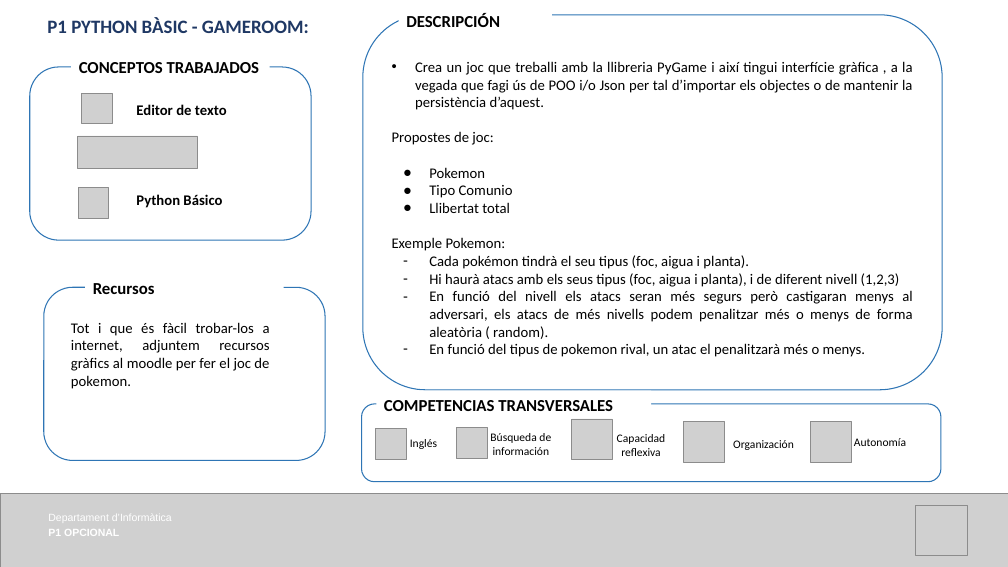
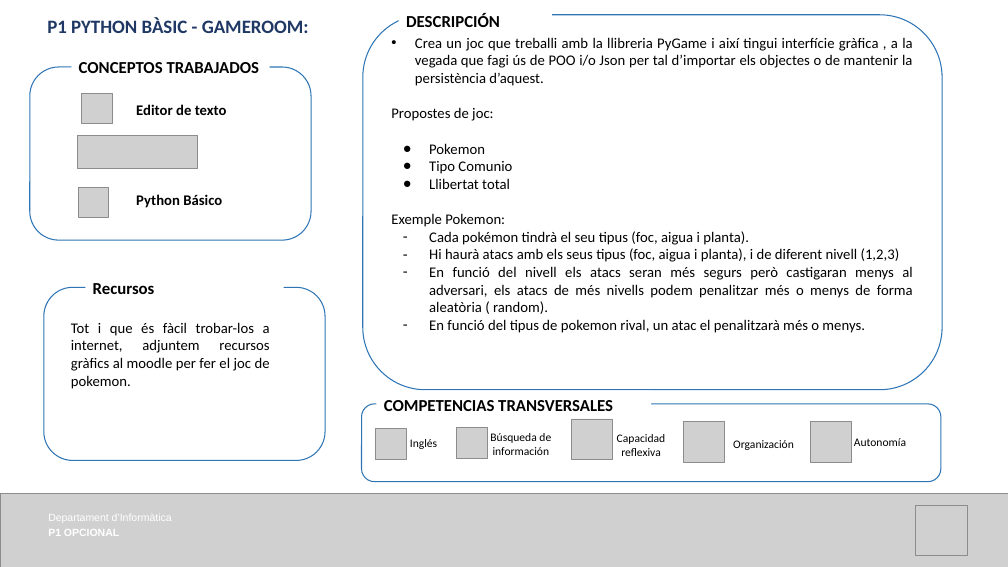
Before and after one commit to victormerch/Pykemon, a slide deck: slide 2 of IABD_P1_2-PYTHONBÀSIC.pptx. Drawn at 1008x567 pixels with LibreOffice and Linux fonts; fonts in the diff are those of the drawing; grey boxes stand for pictures. Boxes give left, top, right and bottom in pixels: in the first picture for what was removed or moved away, otherwise in the second. Text is boxed around its words. In the diff, an @@ line names an element or a change of style, - is before the commit and + after.

```diff
--- a/IABD_P1_2-PYTHONBÀSIC.pptx
+++ b/IABD_P1_2-PYTHONBÀSIC.pptx
@@ text "Crea un joc que treballi ...": place and size @@
-text "Crea un joc que treballi ..." at [392, 61, 913, 357]
+text "Crea un joc que treballi ..." at [391, 37, 913, 333]
@@ outline #2E75B5 1 pt to #2E75B5 0.99 pt in 4 elements at [29, 67, 311, 240], [363, 15, 942, 390], [361, 404, 941, 482], [44, 287, 325, 461] @@
```
Also in this commit, not shown: 1 other slide changed, 2 other files.
